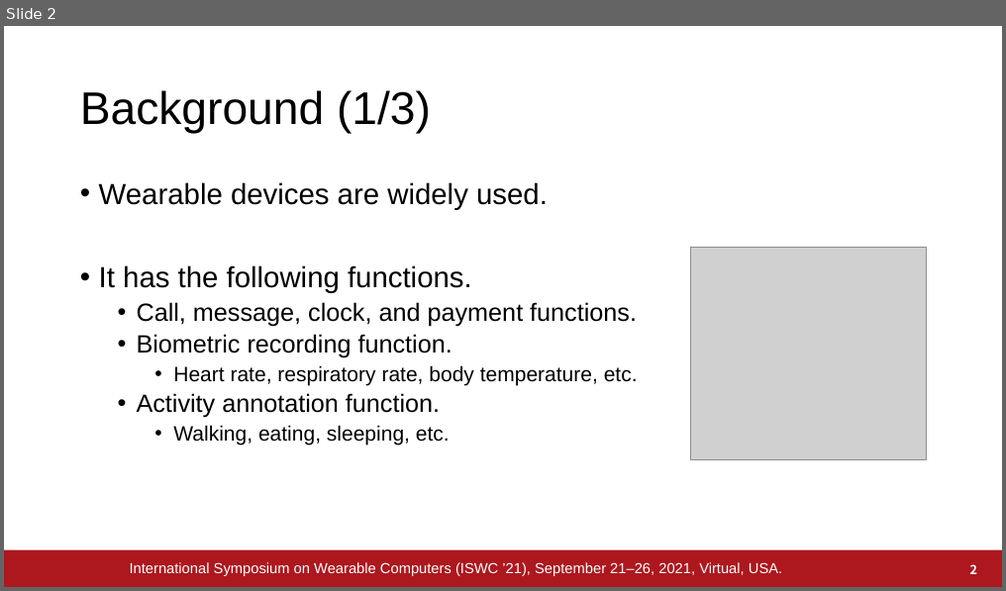
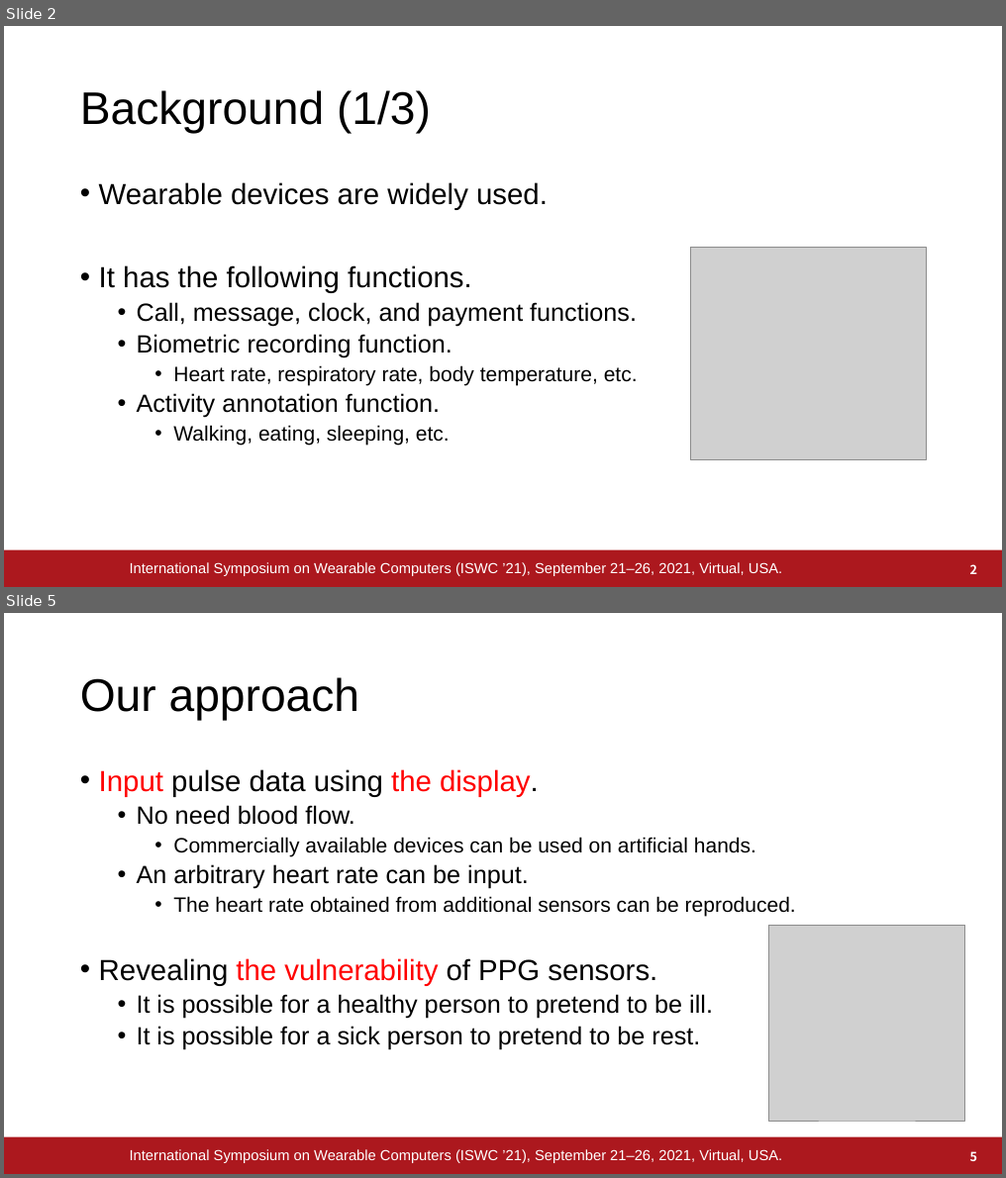
Before and after one commit to a2h1r0/lab, a slide deck: paper/pulse/ISWC2021/ISWC2021.pptx. Shown one above the other, each under a label of ours: slide 2 before the commit, slides 2 and 5 after it; the slides between them are not shown. The pictures are 1006x591 and 1006x1178 pixels, drawn with LibreOffice and Linux fonts; fonts in the diff are those of the drawing; grey boxes stand for pictures; background and template pictures are left out. Boxes give left, top, right and bottom in pixels: in the first picture for what was removed or moved away, otherwise in the second. Text is boxed around its words. In the diff, an @@ line names an element or a change of style, - is before the commit and + after.

```diff
--- a/paper/pulse/ISWC2021/ISWC2021.pptx
+++ b/paper/pulse/ISWC2021/ISWC2021.pptx
@@ slide 5 added at [4, 613, 1002, 1174], background #FFFFFF; not listed: 1 template element that a slide beside it also shows @@
@@ title added at [80, 677, 360, 721], 44 pt, text #000000 @@
+Our approach
@@ text added at [99, 769, 796, 1051], 24 pt, text #000000 @@
+• Input pulse data using the display.
+  • No need blood flow.
+    • Commercially available devices can be used on artificial hands.
+  • An arbitrary heart rate can be input.
+    • The heart rate obtained from additional sensors can be reproduced.
+• Revealing the vulnerability of PPG sensors.
+  • It is possible for a healthy person to pretend to be ill.
+  • It is possible for a sick person to pretend to be rest.
@@ picture added at [769, 925, 965, 1121] @@
@@ text added at [130, 1150, 782, 1163], 14 pt, text #FFFFFF @@
+International Symposium on Wearable Computers (ISWC ’21), September 21–26, 2021, Virtual, USA.
@@ page number added at [970, 1152, 977, 1161], 12 pt, text #FFFFFF, bold @@
+5
```
Also in this commit, not shown: 2 slides changed, 1 other slide added.
